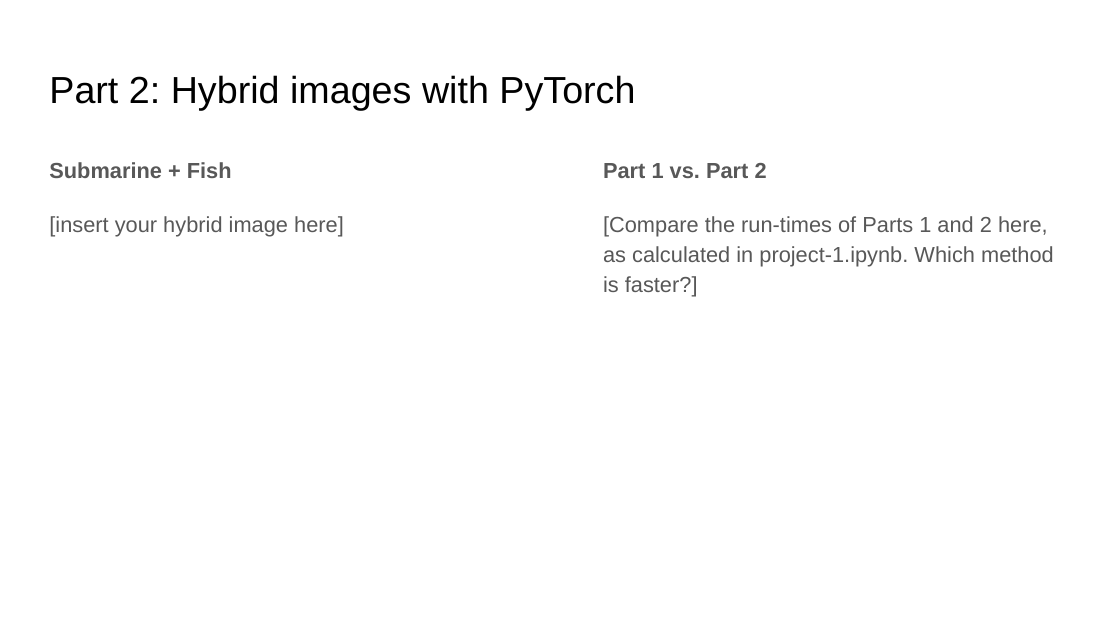
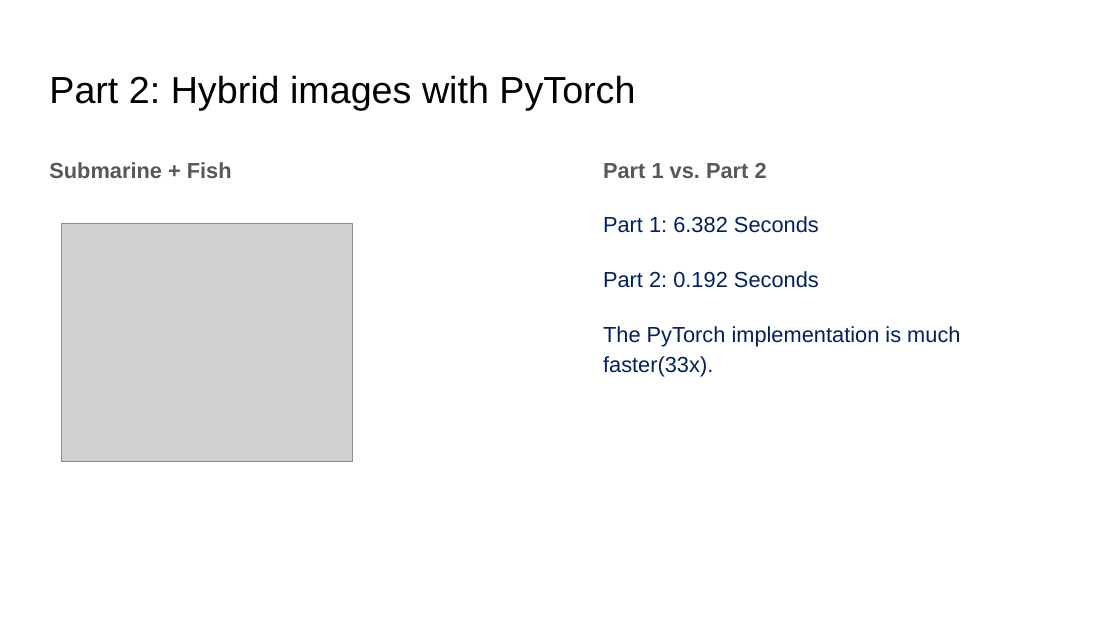
Before and after one commit to aashutoshav/Computer-Vision-Project-1, a slide deck: slide 10 of docs/report.pptx. Drawn at 1120x630 pixels with LibreOffice and Linux fonts; fonts in the diff are those of the drawing; grey boxes stand for pictures. Boxes give left, top, right and bottom in pixels: in the first picture for what was removed or moved away, otherwise in the second. Text is boxed around its words. In the diff, an @@ line names an element or a change of style, - is before the commit and + after.

Commit message:
working project repo

```diff
--- a/docs/report.pptx
+++ b/docs/report.pptx
@@ text at (x1=49, y1=216, x2=344, y2=237): paragraph removed @@
-[insert your hybrid image here]
@@ picture added at (x1=62, y1=224, x2=353, y2=461) @@
@@ text at (x1=603, y1=216, x2=960, y2=377): text changed; text colour #585858 to #002060 @@
-[Compare the run-times of Parts 1 and 2 here, as calculated in project-1.ipynb. Which method is faster?]
+Part 1: 6.382 Seconds
+Part 2: 0.192 Seconds
+The PyTorch implementation is much faster(33x).
```
Also in this commit, not shown: 17 other slides changed, 2 slides added, 2 slides removed, 22 other files.
